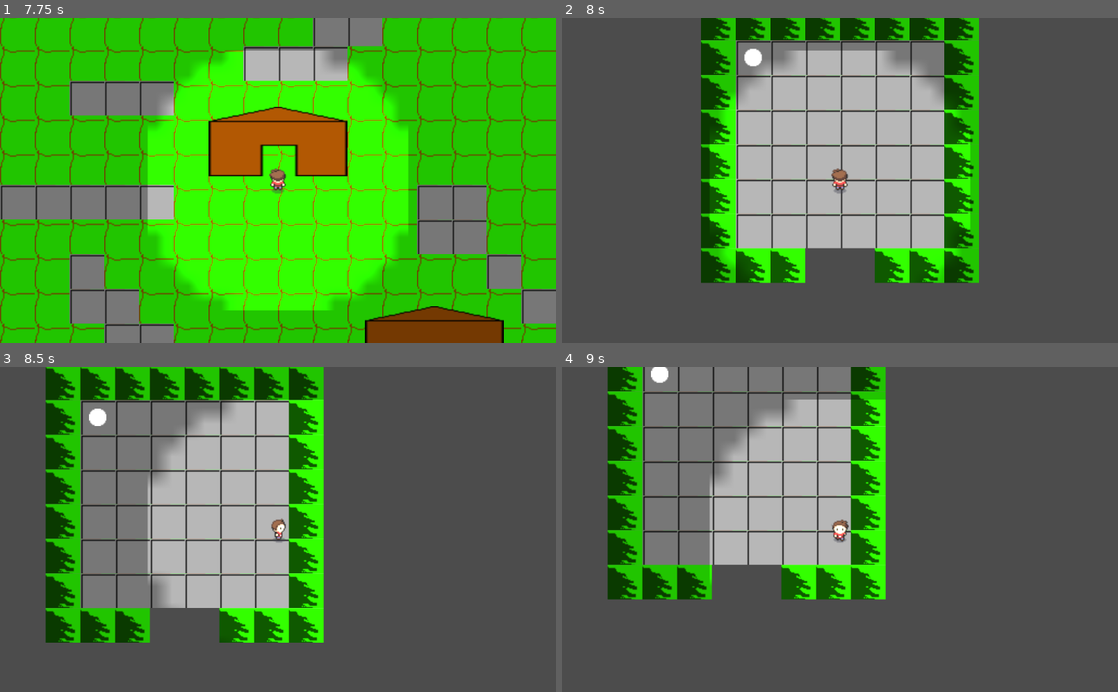
Above: before the commit, frames 1-4 (two rows, left to right).
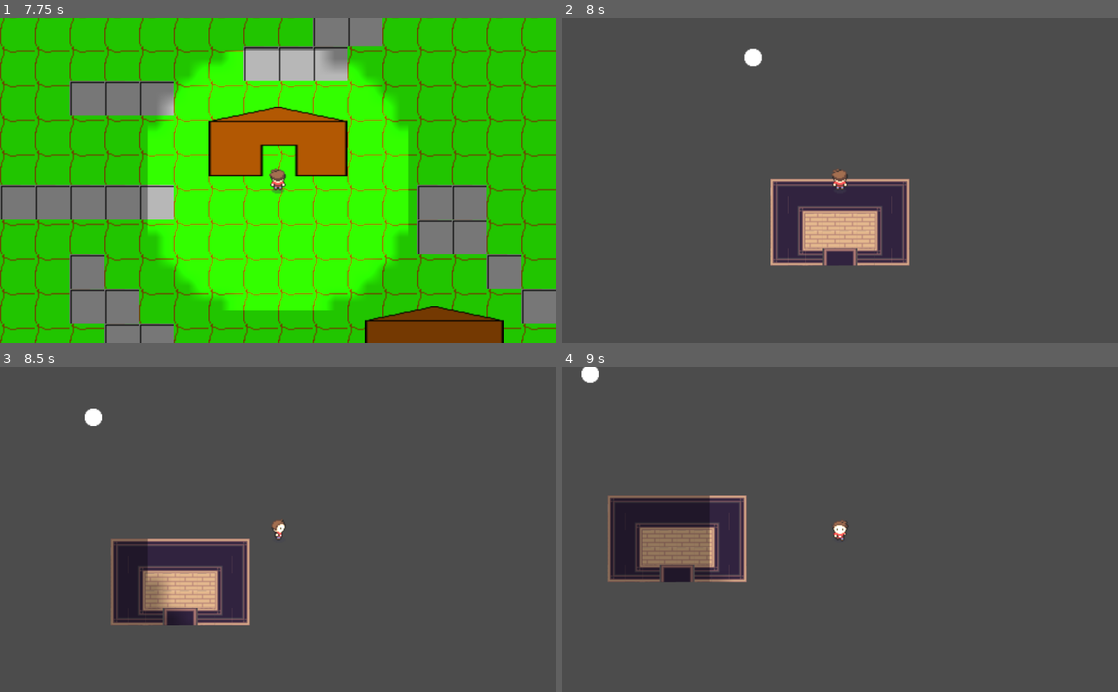
Above: after the commit, the same moments.

Repository: HaywardMorihara/2021AprGameJam
Game: Godot game, scene res://menu/MainMenu.tscn
Same seed, same stepped clock (60 frames per second), same inputs: the game is played once before the commit and once after it.
Inputs (mouse positions are in pixels of both pictures, inside the frame that each line leads up to):
- Up to frame 1 (7.75 s): click "Start" at 0.5 s; tap Enter at 1.25, 4.25 s; move the mouse to (400, 164) at 1.27 s; hold D (right) 1.28-2.03 s; tap Space (check_watch) at 1.35, 2, 2.85, 4.35, 5.85, 6.5, 7.35 s; move the mouse to (166, 196) at 2.02 s; hold S (down) 2.03-2.78 s; click (166, 196) at 2.1 s; move the mouse to (333, 109) at 2.77 s; hold D (right) 2.78-3.53 s; move the mouse to (250, 245) at 3.52 s; hold W (up) 3.53-4.28 s; click (250, 245) at 3.6 s; move the mouse to (444, 229) at 4.27 s; hold A (left) 4.28-5.78 s; move the mouse to (111, 131) at 5.02 s; click (111, 131) at 5.1 s; move the mouse to (305, 180) at 5.77 s; hold S (down) 5.78-6.53 s; move the mouse to (194, 99) at 6.52 s; hold D (right) 6.53-7.28 s; click (194, 99) at 6.6 s; move the mouse to (400, 164) at 7.27 s; hold W (up) from 7.28 s (still down)
- Up to frame 2 (8 s): keep holding W (up)
- Up to frame 3 (8.5 s): move the mouse to (166, 545) at 8.02 s; release W (up) at 8.03 s; hold D (right) from 8.03 s (still down); click (166, 545) at 8.1 s
- Up to frame 4 (9 s): move the mouse to (895, 458) at 8.77 s; release D (right) at 8.78 s; hold S (down) from 8.78 s (still down); tap Space (check_watch) at 8.85 s

Frame 1 is identical in both runs. In frame 2, 39% of the frame differs, in the area x 25-75%, y 0-82%; in frame 3, 41%, in the area x 8-59%, y 0-85%; in frame 4, 34%.

Commit message:
Attempt 1 at Interior house Tileset - messing around

Diff:
--- a/house/InteriorHouse.tscn
+++ b/house/InteriorHouse.tscn
@@ -1,19 +1,23 @@
-[gd_scene load_steps=6 format=2]
+[gd_scene load_steps=5 format=2]
 
-[ext_resource path="res://assets/2021FebGameJamTilesheet.png" type="Texture" id=1]
+[ext_resource path="res://assets/sprites/gfx/Inner.png" type="Texture" id=1]
 [ext_resource path="res://player/Player.tscn" type="PackedScene" id=2]
 [ext_resource path="res://house/Exit.tscn" type="PackedScene" id=3]
 
-[sub_resource type="ConvexPolygonShape2D" id=1]
-points = PoolVector2Array( 0, 0, 32, 0, 32, 32, 0, 32 )
-
-[sub_resource type="TileSet" id=2]
-0/name = "2021FebGameJamTilesheet.png 0"
+[sub_resource type="TileSet" id=1]
+0/name = "Inner.png 0"
 0/texture = ExtResource( 1 )
 0/tex_offset = Vector2( 0, 0 )
 0/modulate = Color( 1, 1, 1, 1 )
-0/region = Rect2( 0, 64, 32, 32 )
-0/tile_mode = 0
+0/region = Rect2( 0, 0, 160, 240 )
+0/tile_mode = 2
+0/autotile/icon_coordinate = Vector2( 0, 0 )
+0/autotile/tile_size = Vector2( 16, 16 )
+0/autotile/spacing = 0
+0/autotile/occluder_map = [  ]
+0/autotile/navpoly_map = [  ]
+0/autotile/priority_map = [  ]
+0/autotile/z_index_map = [  ]
 0/occluder_offset = Vector2( 0, 0 )
 0/navigation_offset = Vector2( 0, 0 )
 0/shape_offset = Vector2( 0, 0 )
@@ -22,38 +26,18 @@
 0/shape_one_way_margin = 0.0
 0/shapes = [  ]
 0/z_index = 0
-1/name = "2021FebGameJamTilesheet.png 1"
-1/texture = ExtResource( 1 )
-1/tex_offset = Vector2( 0, 0 )
-1/modulate = Color( 1, 1, 1, 1 )
-1/region = Rect2( 32, 128, 32, 32 )
-1/tile_mode = 0
-1/occluder_offset = Vector2( 0, 0 )
-1/navigation_offset = Vector2( 0, 0 )
-1/shape_offset = Vector2( 0, 0 )
-1/shape_transform = Transform2D( 1, 0, 0, 1, 0, 0 )
-1/shape = SubResource( 1 )
-1/shape_one_way = false
-1/shape_one_way_margin = 1.0
-1/shapes = [ {
-"autotile_coord": Vector2( 0, 0 ),
-"one_way": false,
-"one_way_margin": 1.0,
-"shape": SubResource( 1 ),
-"shape_transform": Transform2D( 1, 0, 0, 1, 0, 0 )
-} ]
-1/z_index = 0
 
 [node name="InteriorHouse" type="Node2D"]
-
-[node name="TempTileMap" type="TileMap" parent="."]
-tile_set = SubResource( 2 )
-cell_size = Vector2( 32, 32 )
-format = 1
-tile_data = PoolIntArray( -196612, 1, 0, -196611, 1, 0, -196610, 1, 0, -196609, 1, 0, -262144, 1, 0, -262143, 1, 0, -262142, 1, 0, -262141, 1, 0, -131076, 1, 0, -131075, 0, 0, -131074, 0, 0, -131073, 0, 0, -196608, 0, 0, -196607, 0, 0, -196606, 0, 0, -196605, 1, 0, -65540, 1, 0, -65539, 0, 0, -65538, 0, 0, -65537, 0, 0, -131072, 0, 0, -131071, 0, 0, -131070, 0, 0, -131069, 1, 0, -4, 1, 0, -3, 0, 0, -2, 0, 0, -1, 0, 0, -65536, 0, 0, -65535, 0, 0, -65534, 0, 0, -65533, 1, 0, 65532, 1, 0, 65533, 0, 0, 65534, 0, 0, 65535, 0, 0, 0, 0, 0, 1, 0, 0, 2, 0, 0, 3, 1, 0, 131068, 1, 0, 131069, 0, 0, 131070, 0, 0, 131071, 0, 0, 65536, 0, 0, 65537, 0, 0, 65538, 0, 0, 65539, 1, 0, 196604, 1, 0, 196605, 0, 0, 196606, 0, 0, 196607, 0, 0, 131072, 0, 0, 131073, 0, 0, 131074, 0, 0, 131075, 1, 0, 262140, 1, 0, 262141, 1, 0, 262142, 1, 0, 196609, 1, 0, 196610, 1, 0, 196611, 1, 0 )
 
 [node name="Player" parent="." instance=ExtResource( 2 )]
 position = Vector2( 0, 80 )
 
 [node name="Exit" parent="." instance=ExtResource( 3 )]
 position = Vector2( 0, 120 )
+
+[node name="TileMap" type="TileMap" parent="."]
+z_index = -1
+tile_set = SubResource( 1 )
+cell_size = Vector2( 16, 16 )
+format = 1
+tile_data = PoolIntArray( 131068, 2, 0, 131069, 2, 1, 131070, 2, 1, 131071, 2, 1, 65536, 2, 1, 65537, 2, 1, 65538, 2, 1, 65539, 2, 2, 196604, 0, 1, 196605, 0, 2, 196606, 0, 2, 196607, 0, 2, 131072, 0, 2, 131073, 0, 2, 131074, 0, 2, 131075, 0, 3, 262140, 0, 65537, 262141, 0, 4, 262142, 0, 131074, 262143, 0, 131074, 196608, 0, 131074, 196609, 0, 131074, 196610, 0, 5, 196611, 0, 65539, 327676, 0, 65537, 327677, 0, 65539, 327678, 0, 65536, 327679, 0, 65536, 262144, 0, 65536, 262145, 0, 65536, 262146, 0, 65537, 262147, 0, 65539, 393212, 0, 65537, 393213, 0, 65539, 393214, 0, 65536, 393215, 0, 65536, 327680, 0, 65536, 327681, 0, 65536, 327682, 0, 65537, 327683, 0, 65539, 458748, 0, 131073, 458749, 0, 196614, 458750, 0, 65544, 458751, 0, 917507, 393216, 0, 917508, 393217, 0, 65544, 393218, 0, 196615, 393219, 0, 131075, 524284, 2, 131072, 524285, 2, 131073 )
--- a/house/WitchInteriorHouse.tscn
+++ b/house/WitchInteriorHouse.tscn
@@ -7,5 +7,8 @@
 [node name="WitchInteriorHouse" instance=ExtResource( 1 )]
 script = ExtResource( 3 )
 
-[node name="WitchNPC" parent="." index="3" instance=ExtResource( 2 )]
+[node name="Player" parent="." index="0"]
+z_index = 1
+
+[node name="WitchNPC" parent="." index="2" instance=ExtResource( 2 )]
 position = Vector2( 80, -80 )
